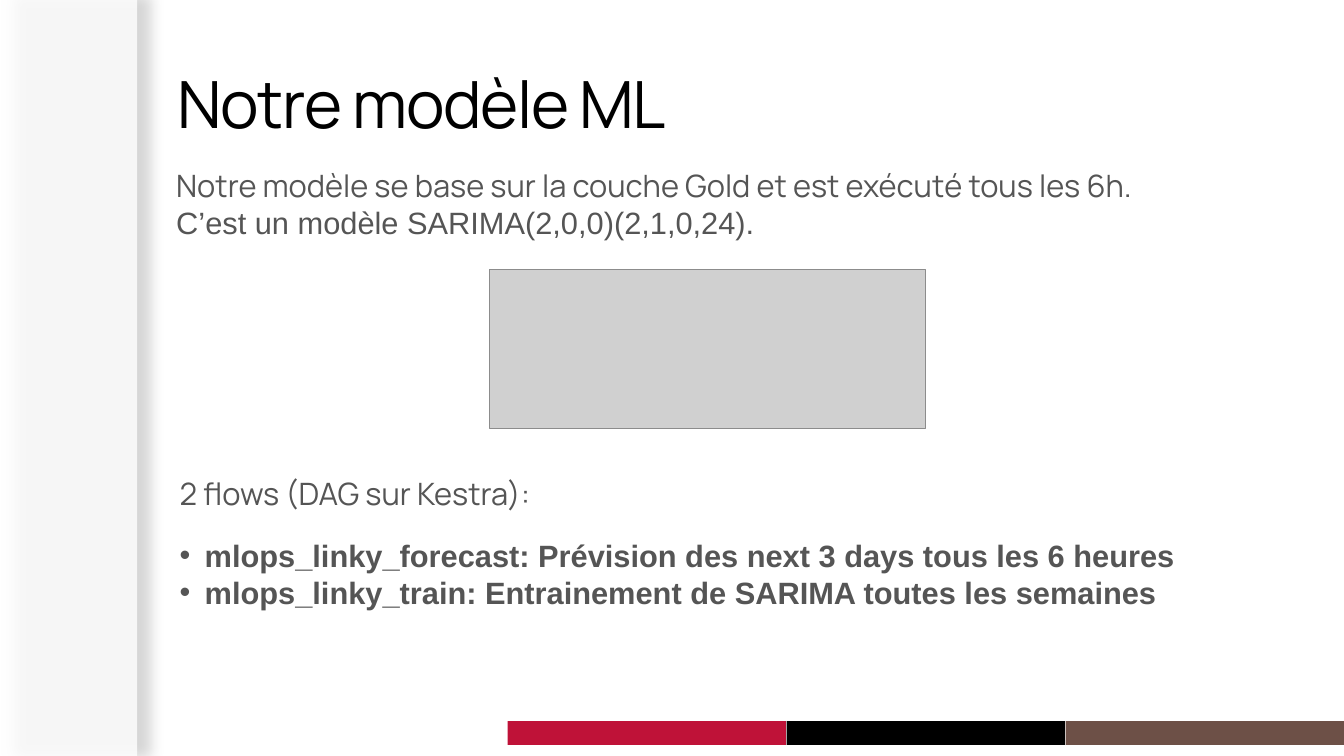
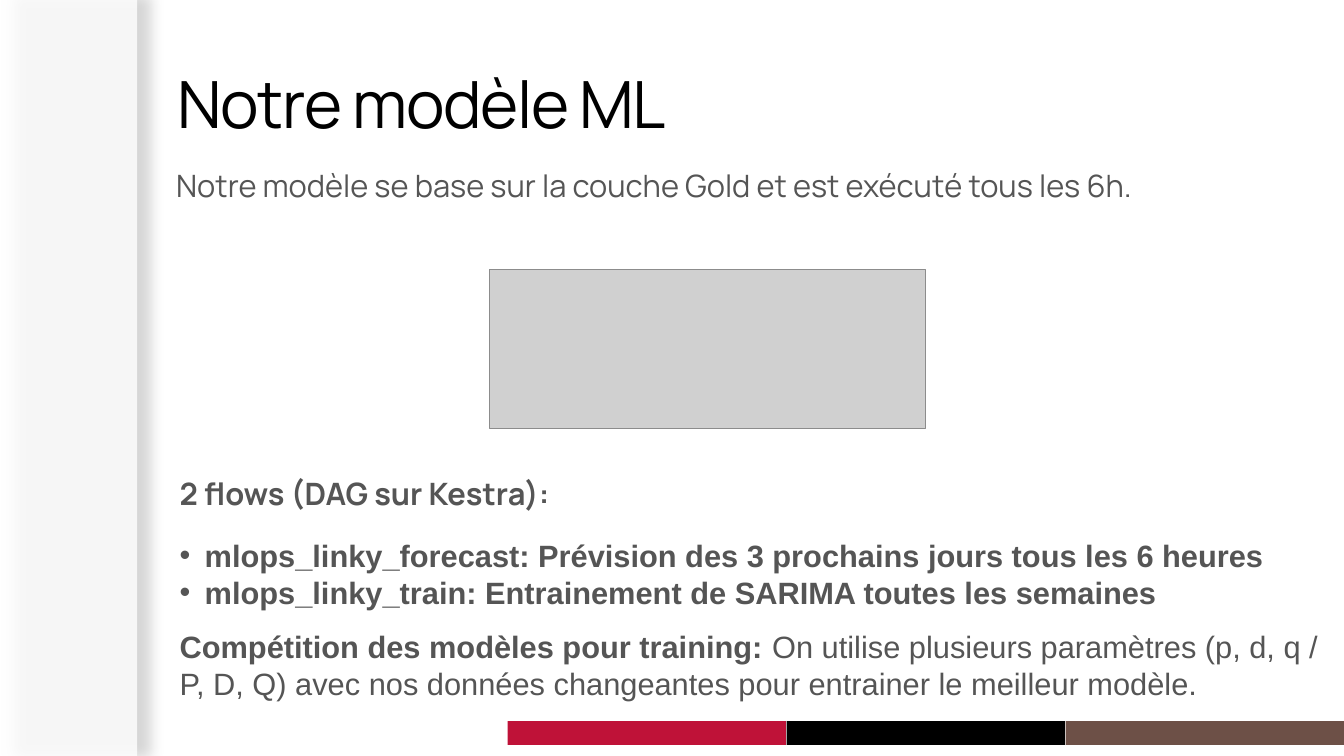
Before and after one commit to julienlafrance/Energy-rte-tempo-forecasting, a slide deck: slide 3 of Soutenance - MLOps.pptx. Drawn at 1344x756 pixels with LibreOffice and Linux fonts; fonts in the diff are those of the drawing; grey boxes stand for pictures; background and template pictures are left out. Boxes give left, top, right and bottom in pixels: in the first picture for what was removed or moved away, otherwise in the second. Text is boxed around its words. In the diff, an @@ line names an element or a change of style, - is before the commit and + after.

Commit message:
Changes to be committed: 	modified:   Soutenance - MLOps.pptx
Changes not staged for commit:
	deleted:    Soutenance - MLOps.pptx

```diff
--- a/Soutenance - MLOps.pptx
+++ b/Soutenance - MLOps.pptx
@@ text at [176, 211, 754, 240]: paragraph removed @@
-C’est un modèle SARIMA(2,0,0)(2,1,0,24).
@@ text at [180, 478, 550, 511]: bold on in "2 flows (DAG sur Kestra):" @@
@@ text at [205, 544, 1263, 573]: text changed @@
-• mlops_linky_forecast: Prévision des next 3 days tous les 6 heures
+• mlops_linky_forecast: Prévision des 3 prochains jours tous les 6 heures
@@ text at [180, 635, 1301, 700]: paragraph added @@
+Compétition des modèles pour training: On utilise plusieurs paramètres (p, d, q / P, D, Q) avec nos données changeantes pour entrainer le meilleur modèle.
```
Also in this commit, not shown: 6 other slides changed, 1 slide added.
